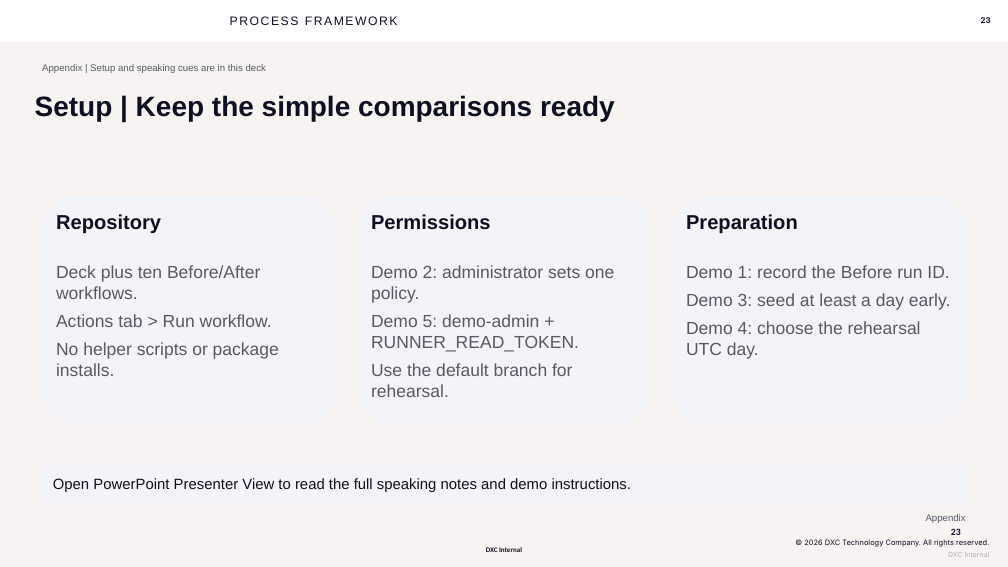
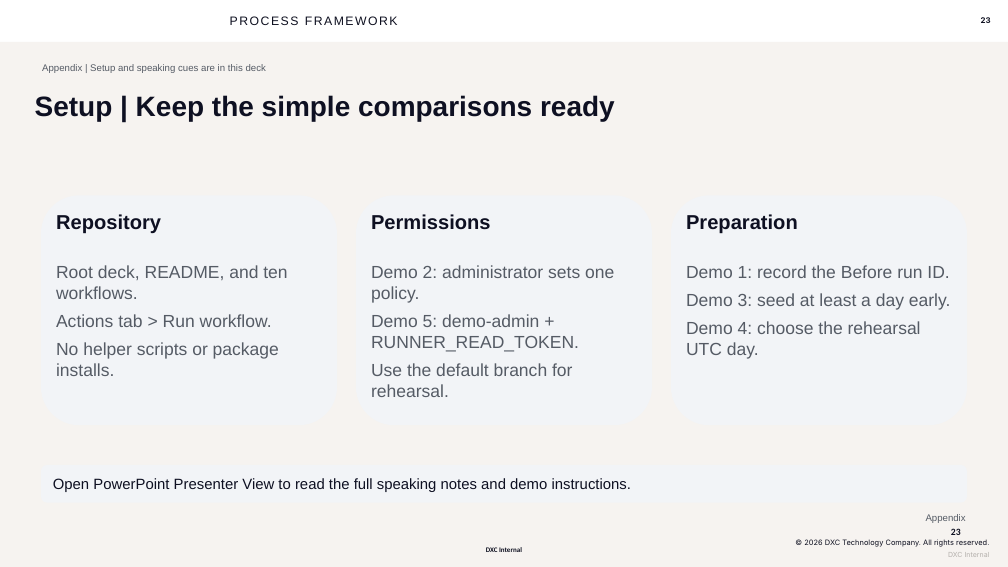
Before and after one commit to seandorsett/dxc-actions-office-hour, a slide deck: slide 23 of dxc-actions-office-hour-2026-10-13.pptx. Drawn at 1008x567 pixels with LibreOffice and Linux fonts; fonts in the diff are those of the drawing; background and template pictures are left out. Boxes give left, top, right and bottom in pixels: in the first picture for what was removed or moved away, otherwise in the second. Text is boxed around its words. In the diff, an @@ line names an element or a change of style, - is before the commit and + after.

```diff
--- a/dxc-actions-office-hour-2026-10-13.pptx
+++ b/dxc-actions-office-hour-2026-10-13.pptx
@@ text at [56, 265, 287, 299]: text changed @@
-Deck plus ten Before/After workflows.
+Root deck, README, and ten workflows.
```
Also in this commit, not shown: 10 other slides changed.
